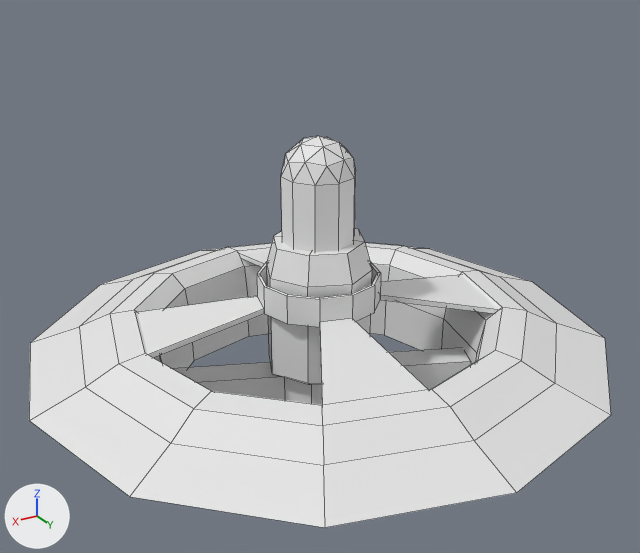
The Blender file Assets/Models/Player Buildings/Water Pump.blend: old version first, new version second.
Camera for both pictures: a 50 mm camera at (1.208, 2.02, 1.216) aimed at (0.025, 0.047, 0.23). The lights are fixed; the arrows at lower left show +X, +Y and +Z. Mesh edges are drawn as thin lines. Materials are left out; every surface is plain grey.

In view in the first picture: 'Rotor', 'Struts', 'Water Tank'.
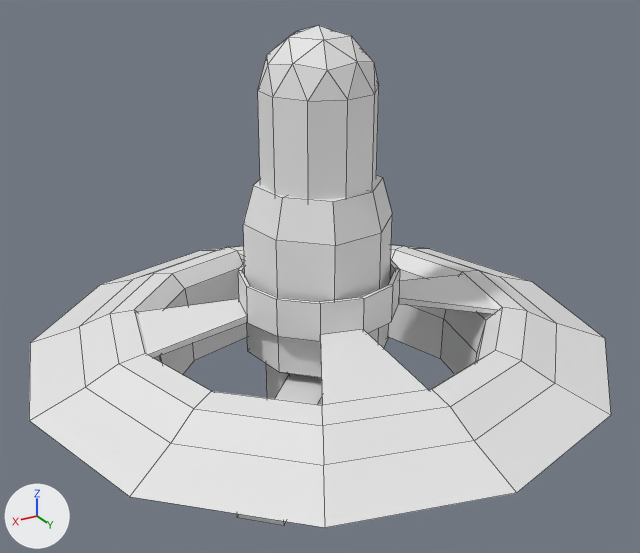
What differs and where, as boxes [x1, y1, x2, y2] in the pictures (640 x 553 px; the box of a moved part takes in the faces that stretch with it):
'Struts', reshaped: before [29, 243, 611, 528]; after [29, 245, 611, 528]
'Rotor', mesh turned: before [173, 229, 471, 405]; after [237, 176, 392, 526]
'Water Tank', mesh turned: before [281, 136, 356, 252]; after [258, 25, 379, 200]
part 2 of me_circle_004, moved or reshaped: before [137, 250, 499, 405]; after [137, 253, 499, 405]

Diff of the bpy script that builds the scene:
```diff
--- a/Assets/Models/Player Buildings/Water Pump.blend.py
+++ b/Assets/Models/Player Buildings/Water Pump.blend.py
@@ me_cube_001 @@
 me_cube_001.from_pydata(...)  # 58 vertices, 56 faces; spans x -0.444..0.444, y -0.201..0.323, z -0.216..0.216
 # used by ob_rotor; location = (0.0, 0.0, 0.0); rotation_euler = (1.571, 0.0, 0.0), in degrees (90, 0, 0)
+# me_cube_001 part 1: the whole mesh is turned 67.5 degrees about the y axis through its middle and scaled by 1.31, then moved by (0.0, 0.087, 0.0)
@@ me_circle_004 @@
 me_circle_004.from_pydata(...)  # 168 vertices, 140 faces; spans x -0.85..0.85, y -0.19..0.22, z -0.85..0.85
 # used by ob_struts; location = (0.0, 0.0, 0.0); rotation_euler = (1.571, 0.0, 0.0), in degrees (90, 0, 0)
+# me_circle_004 part 2: all 68 vertices in x -0.18..0.18, y 0.13..0.22, z -0.18..0.18 are scaled about their middle by 1.3
@@ me_cube_000 @@
 me_cube_000.from_pydata(...)  # 36 vertices, 50 faces; spans x -0.101..0.101, y 0.312..0.62, z -0.106..0.106
 # used by ob_water_tank; location = (0.0, 0.0, 0.0); rotation_euler = (1.571, 0.0, 0.0), in degrees (90, 0, 0)
+# me_cube_000 part 3: the whole mesh is turned 67.5 degrees about the y axis through its middle and scaled by 1.53, then moved by (0.0, 0.208, 0.0)
```
